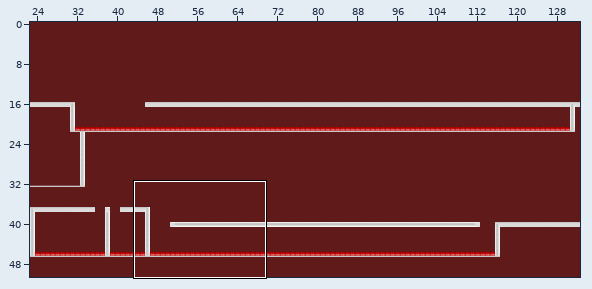
Level history. Tiled map: data/level02.tmx. The picture above shows the old version from afar; the outline marks the close-up.
Close-up. Earlier state:
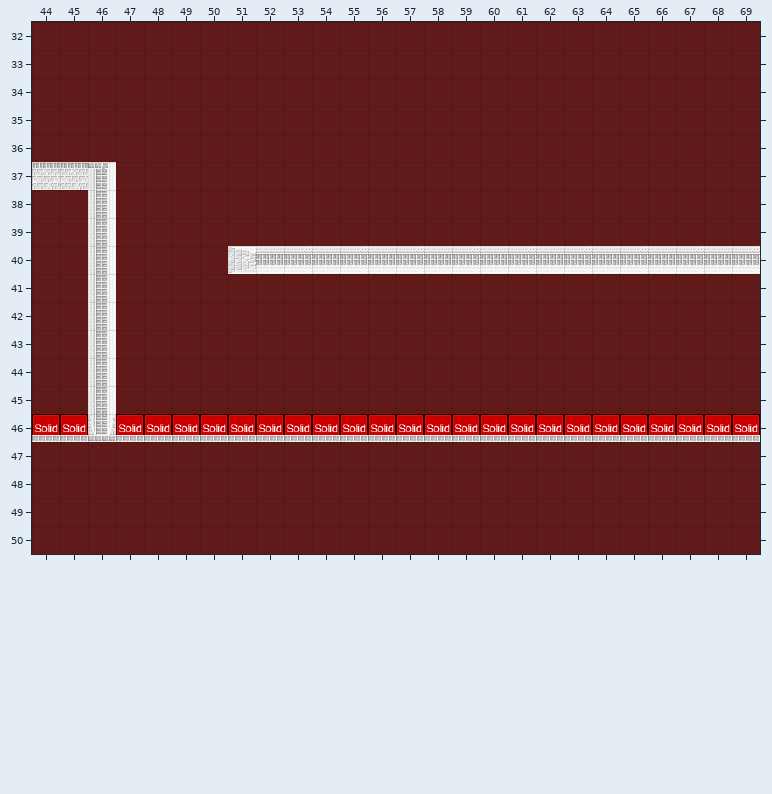
Cells are 32x32 px. Shown: x 44..69, y 32..50. The commit also changed other parts of the map, which this record leaves out.
After the commit:
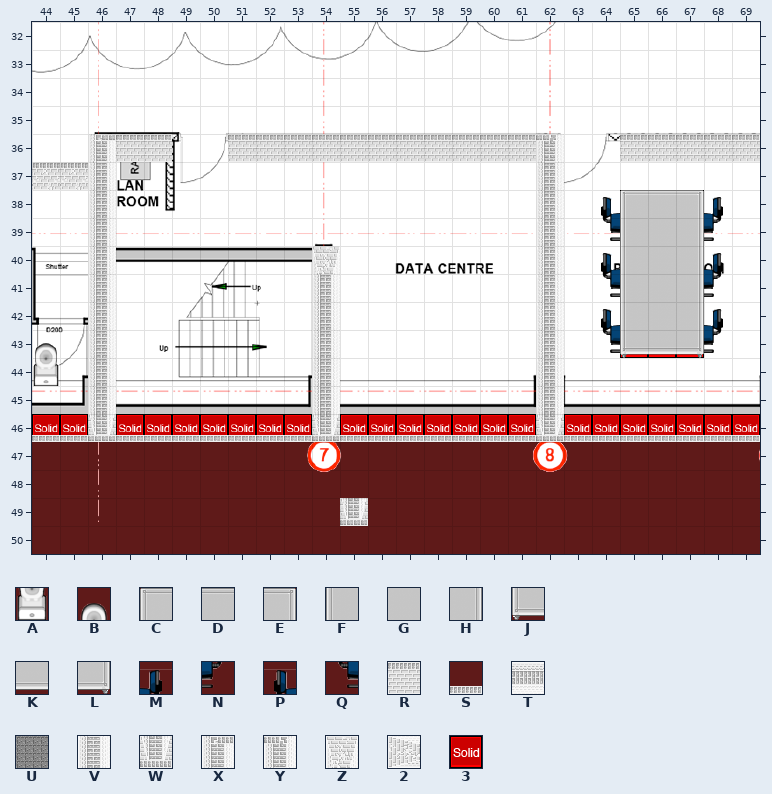
Key: from "basement furniture": A 50, B 52; from "furniture": C 110, D 112, E 114, F 116, G 118, H 120, J 122, K 124, L 126, M 308, N 310, P 312, Q 314; from "lbi10": R 1, S 5, T 12, U 20, V 22, W 26, X 42, Y 43, Z 44, 2 45; from "metatiles32x32": 3 0 "solid".
_ is an empty cell, # one hidden under a higher layer, . an unchanged one.
Tiles of an added or newly shown layer are drawn over the layers below it.
Commit: Added basement furniture .psd and .png files
Changes in this commit:
layer "Image Layer 3" shown
--- layer "floor" (now shown)
@@ x 44..69 @@
-32 __________________________
-33 __________________________
-34 __________________________
-35 __________________________
-36 __...__............__.....
-37 ..._______________._______
-38 __._______________.__...__
-39 __._______________.__...__
-40 __._______._______.__...__
-41 __._______._______.__...__
-42 __._______._______.__...__
-43 __._______._______.__...__
-44 __._______._______._______
-45 __._______._______._______
+32 UUUUUUUUUUUUUUUUUUUUUUUUUU
+33 UUUUUUUUUUUUUUUUUUUUUUUUUU
+34 UUUUUUUUUUUUUUUUUUUUUUUUUU
+35 UUUUUUUUUUUUUUUUUUUUUUUUUU
+36 UU...UU............UU.....
+37 ...UUUUUUUUUUUUUUU.UUUUUUU
+38 UU.UUUUUUUUUUUUUUU.UU...UU
+39 UU.UUUUUUUUUUUUUUU.UU...UU
+40 UU.UUUUUUU.UUUUUUU.UU...UU
+41 UU.UUUUUUU.UUUUUUU.UU...UU
+42 UU.UUUUUUU.UUUUUUU.UU...UU
+43 UU.UUUUUUU.UUUUUUU.UU...UU
+44 UU.UUUUUUU.UUUUUUU.UUUUUUU
+45 UU.UUUUUUU.UUUUUUU.UUUUUUU
--- layer "collision"
@@ x 65..67 @@
-38 _._
+38 3.3
@@ x 51..69 @@
-40 ###.#######.##...##
+40 ___._______.__...__
@@ x 65..67 @@
-43 ___
+43 333
--- layer "desks and stuff" (added)
@@ x 64..68 @@
-38 _____
-39 _____
-40 _____
-41 _____
-42 _____
-43 _____
+38 PCDEM
+39 QFGHN
+40 PFGHM
+41 QFGHN
+42 PFGHM
+43 QJKLN
--- layer "basement furniture" (added)
@@ x 44..44 @@
-43 _
-44 _
+43 B
+44 A
--- layer "foreground"
@@ x 46..69 @@
-36 ___..____________.._____
-37 Y..............._.......
-38 ................_.......
-39 ................_.......
-40 .....2TTTTTTTTTTTTTTTTTT
-41 ........_......._.......
-42 ........_......._.......
-43 ........_......._.......
-44 ........_......._.......
-45 ........_......._.......
-46 ........S.......S.......
+36 XRR..RRRRRRRRRRRY..RRRRR
+37 V...............V.......
+38 ................V.......
+39 ................V.......
+40 .....___Z_______V_______
+41 ........V.......V.......
+42 ........V.......V.......
+43 ........V.......V.......
+44 ........V.......V.......
+45 ........V.......V.......
+46 ........W.......W.......
@@ x 55..55 @@
-49 _
+49 W
